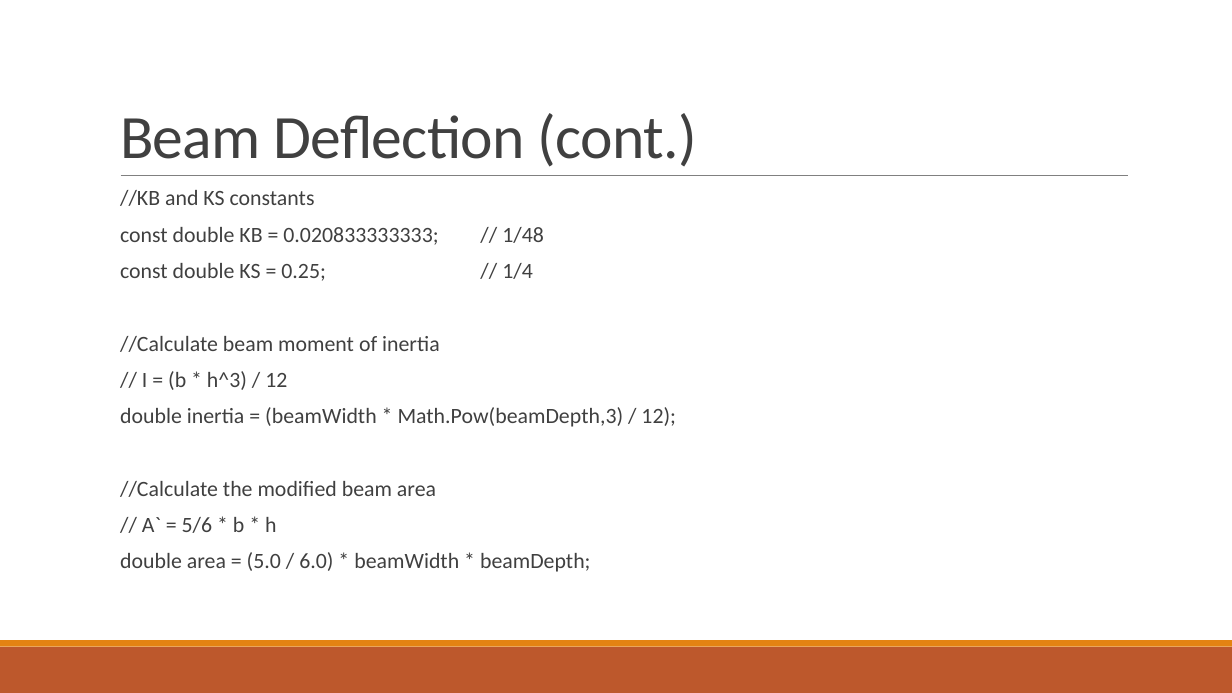
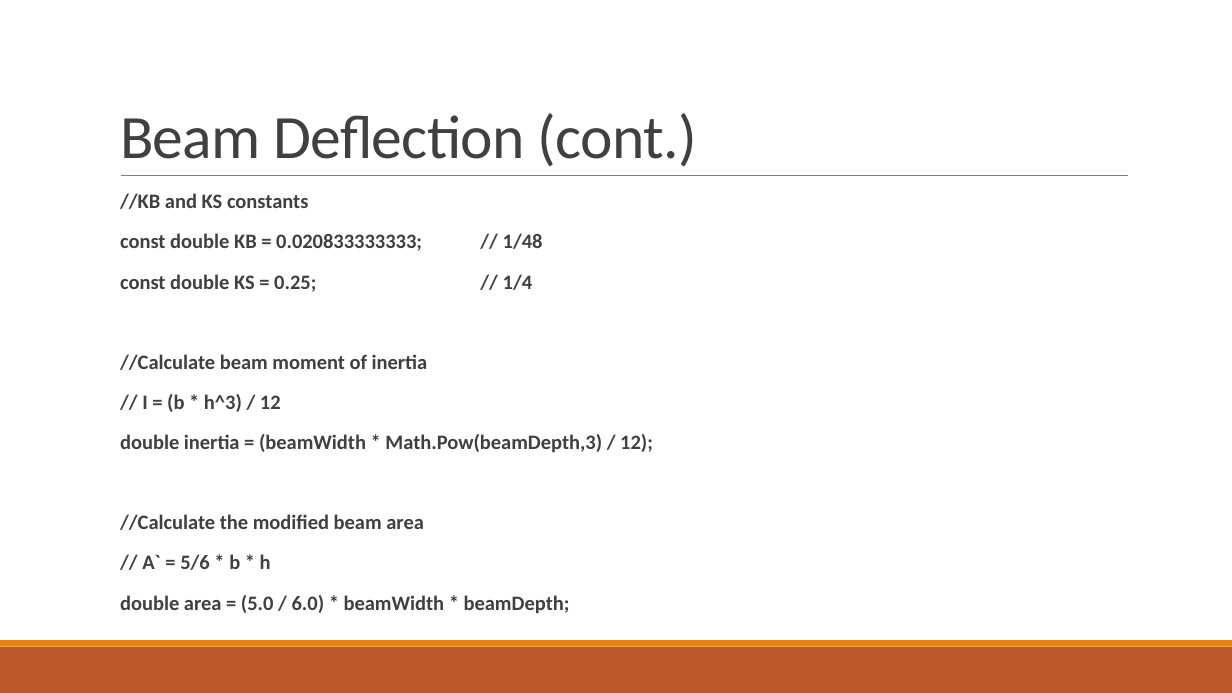
Before and after one commit to jhouston88/CSCI3350SoftwareEngineeringII, a slide deck: slide 10 of Implementation/Implementation Team Presentation.pptx. Drawn at 1232x693 pixels with LibreOffice and Linux fonts; fonts in the diff are those of the drawing. Boxes give left, top, right and bottom in pixels: in the first picture for what was removed or moved away, otherwise in the second. Text is boxed around its words. In the diff, an @@ line names an element or a change of style, - is before the commit and + after.

Commit message:
Updated beam deflection part of ppt

```diff
--- a/Implementation/Implementation Team Presentation.pptx
+++ b/Implementation/Implementation Team Presentation.pptx
@@ text "//KB and KS constants" at (x1=120, y1=193, x2=653, y2=614): size 17 to 16 pt, bold on; line spacing 0.7 to 0.9 @@
```
Also in this commit, not shown: 2 other slides changed.
